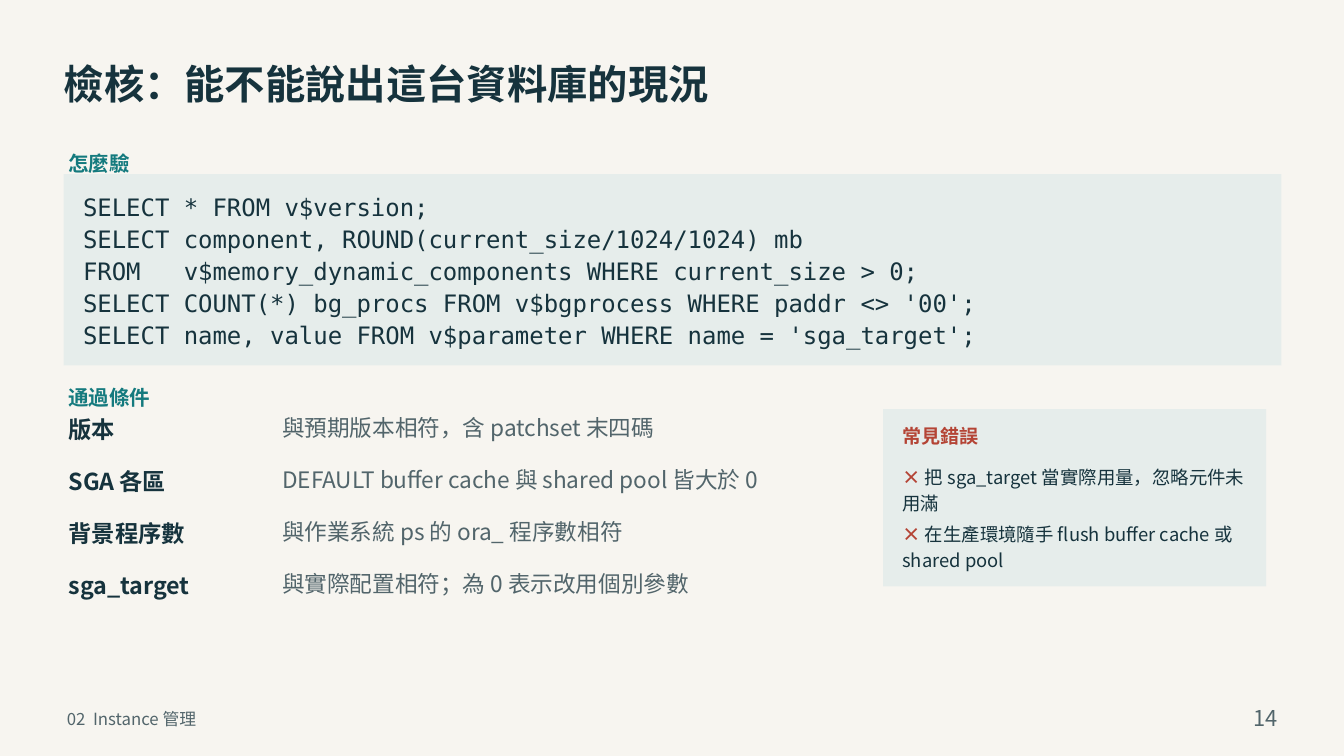
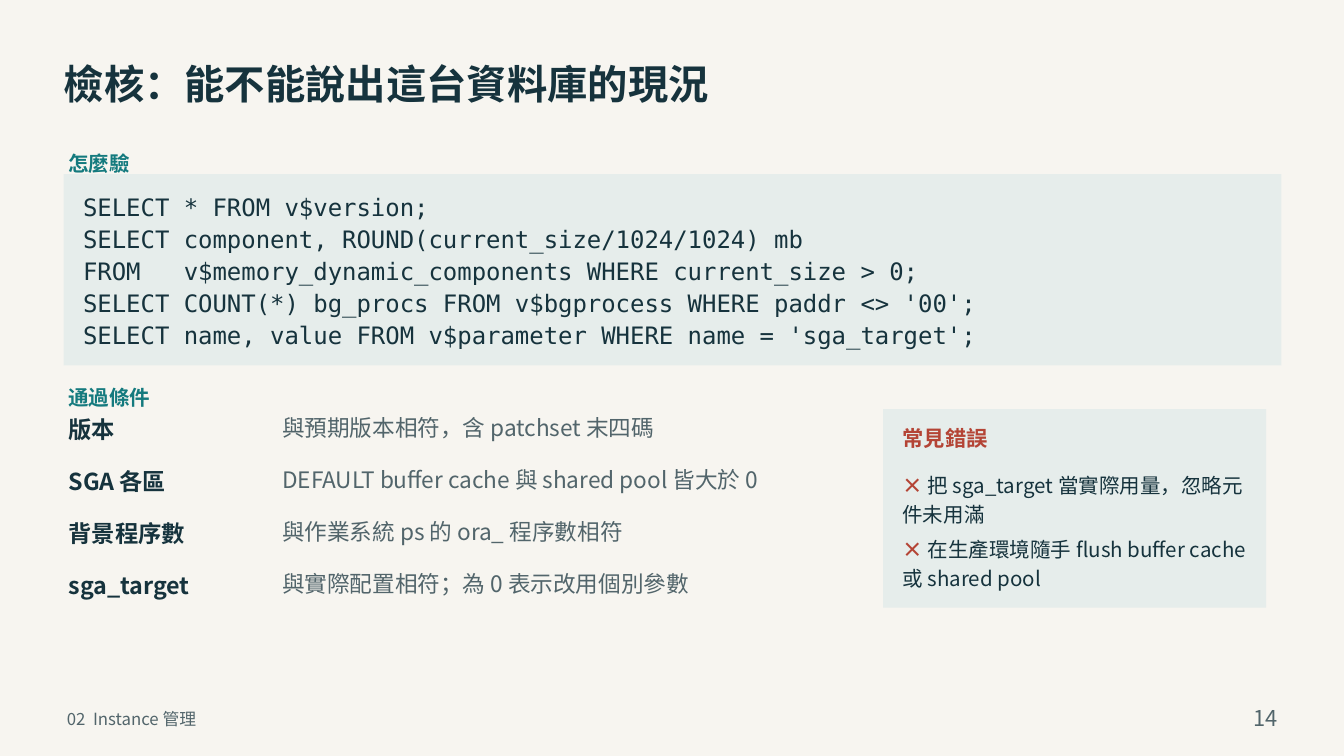
Before and after one commit to YouAreTheBlueSky/Oracle-DBA-Training-Docs, a slide deck: slide 14 of deliver_beginner/02_Oracle_DBA_建置與日常管理.pptx. Drawn at 1344x756 pixels with LibreOffice and Linux fonts; fonts in the diff are those of the drawing. Boxes give left, top, right and bottom in pixels: in the first picture for what was removed or moved away, otherwise in the second. Text is boxed around its words. In the diff, an @@ line names an element or a change of style, - is before the commit and + after.

Commit message:
常見錯誤面板可獨立放大（pitfall_scale），並在塞不下時自動退讓
p14 常見錯誤由 16.4pt 提升到 18.3pt（條件為 20.2pt）。面板高度改依實際換行計算，超出可用高度時自動降低係數並發出警告，避免文字被裁切而不自知。

```diff
--- a/deliver_beginner/02_Oracle_DBA_建置與日常管理.pptx
+++ b/deliver_beginner/02_Oracle_DBA_建置與日常管理.pptx
@@ rectangle: place and size @@
-rectangle at box(883, 409, 1266, 586)
+rectangle at box(883, 409, 1266, 607)
@@ text "常見錯誤" at box(902, 428, 987, 448): size 17 to 19.1 pt; line spacing 24.1pt to 27.1pt @@
@@ text "× 把 sga_target 當實際用量，忽略元件未用滿" at box(902, 475, 1246, 591): size 16.4 to 18.3 pt; line spacing 23.2pt to 26.1pt @@
```
Also in this commit, not shown: 2 other files.
